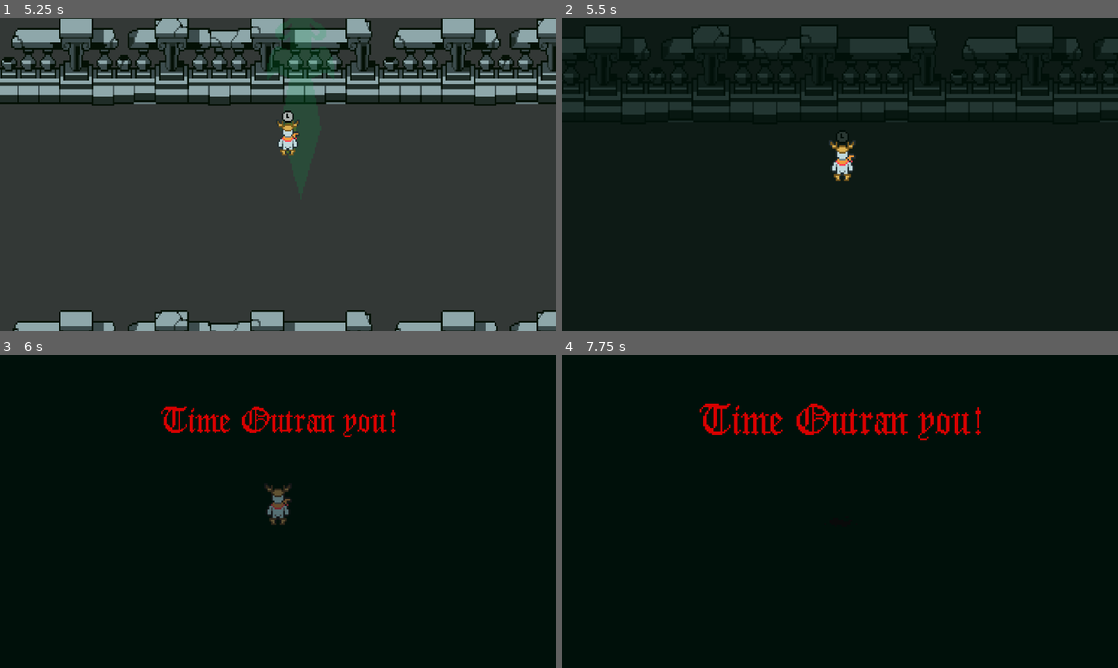
Above: before the commit, frames 1-4 (two rows, left to right).
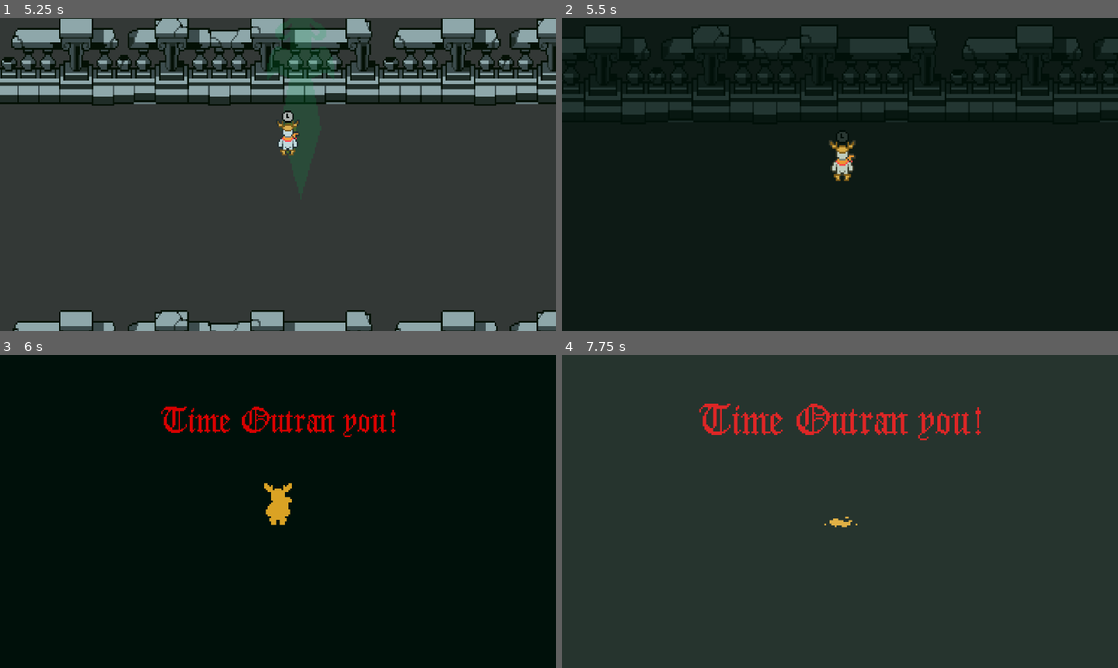
Above: after the commit, the same moments.

Repository: iurikali/COMPJAM
Game: Godot game, scene res://Cenas/main.tscn
The game is run twice, just before and just after one commit, with the same random seed, the same clock (stepped at 60 frames per second) and the same inputs.
Inputs (mouse positions are in pixels of both pictures, inside the frame that each line leads up to):
- Up to frame 1 (5.25 s): tap Enter (enviar, bound only after the commit) at 0.5, 0.8, 1.35, 2.3, 3.6, 5.1 s; move the mouse to (400, 158) at 0.52 s; hold D (RIGHT) 0.53-1.28 s; hold M (dead) 0.53-1.28 s; click (400, 158) at 0.67 s; move the mouse to (166, 190) at 1.27 s; hold S (DOWN) 1.28-2.03 s; tap M (dead) at 1.55, 2.85, 4.35 s; move the mouse to (333, 105) at 2.02 s; hold D (RIGHT) 2.03-2.78 s; hold Space (Special) 2.03-2.78 s; move the mouse to (250, 237) at 2.77 s; hold W (UP) 2.78-3.53 s; click (250, 237) at 2.92 s; move the mouse to (444, 221) at 3.52 s; hold A (LEFT) 3.53-5.03 s; move the mouse to (111, 127) at 4.27 s; move the mouse to (305, 174) at 5.02 s; hold S (DOWN) from 5.03 s (still down); click (305, 174) at 5.17 s
- Up to frame 2 (5.5 s): keep holding S (DOWN)
- Up to frame 3 (6 s): move the mouse to (194, 433) at 5.77 s; release S (DOWN) at 5.78 s; hold D (RIGHT) from 5.78 s (still down); tap Space (Special) at 5.85 s
- Up to frame 4 (7.75 s): tap M (dead) at 6.05, 7.55 s; move the mouse to (962, 495) at 6.52 s; release D (RIGHT) at 6.53 s; hold W (UP) 6.53-7.28 s; hold M (dead) 6.53-7.28 s; tap Enter (enviar, bound only after the commit) at 6.8, 7.35 s; tap Space (Special) at 7.25 s; move the mouse to (728, 527) at 7.27 s; hold D (RIGHT) from 7.28 s (still down); click (728, 527) at 7.42 s

Frame 1 is identical in both runs. In frame 2, 0.1% of the frame differs, in the area x 48-53%, y 42-50%; in frame 3, 0.4%; in frame 4, 100%, in the area x 0-100%, y 0-100%.

Commit message:
transicao

Diff:
--- a/Game/Cenas/Runner/player_runner.tscn
+++ b/Game/Cenas/Runner/player_runner.tscn
@@ -452,6 +452,7 @@
 
 [sub_resource type="Animation" id="Animation_cymd5"]
 resource_name = "dead"
+length = 5.0
 tracks/0/type = "value"
 tracks/0/imported = false
 tracks/0/enabled = true
@@ -471,7 +472,7 @@
 tracks/1/interp = 1
 tracks/1/loop_wrap = true
 tracks/1/keys = {
-"times": PackedFloat32Array(0.933333),
+"times": PackedFloat32Array(2.5),
 "transitions": PackedFloat32Array(1),
 "values": [{
 "args": [],
--- a/Game/Cenas/VFX/transicao.gd
+++ b/Game/Cenas/VFX/transicao.gd
@@ -1,8 +1,10 @@
 extends CanvasLayer
+
 
 @export var next_scene : String
 @onready var animation_player: AnimationPlayer = $AnimationPlayer
 var on_tran := false
+var reset := false
 
 # Called when the node enters the scene tree for the first time.
 func _ready() -> void:
@@ -24,5 +26,6 @@
 	animation_player.play("transition")
 
 func change_scene():
-		get_tree().change_scene_to_file(next_scene)
-		on_tran = false
+
+	get_tree().reload_current_scene()
+	on_tran = false
--- a/Game/Cenas/VFX/transicao.tscn
+++ b/Game/Cenas/VFX/transicao.tscn
@@ -1,6 +1,21 @@
 [gd_scene load_steps=5 format=3 uid="uid://dqyl5iuqktaqx"]
 
 [ext_resource type="Script" path="res://Cenas/VFX/transicao.gd" id="1_fvbvx"]
+
+[sub_resource type="Animation" id="Animation_506b1"]
+length = 0.001
+tracks/0/type = "value"
+tracks/0/imported = false
+tracks/0/enabled = true
+tracks/0/path = NodePath("ColorRect:color")
+tracks/0/interp = 1
+tracks/0/loop_wrap = true
+tracks/0/keys = {
+"times": PackedFloat32Array(0),
+"transitions": PackedFloat32Array(1),
+"update": 0,
+"values": [Color(1, 1, 1, 0)]
+}
 
 [sub_resource type="Animation" id="Animation_vn77d"]
 resource_name = "transicao"
@@ -32,21 +47,6 @@
 }]
 }
 
-[sub_resource type="Animation" id="Animation_506b1"]
-length = 0.001
-tracks/0/type = "value"
-tracks/0/imported = false
-tracks/0/enabled = true
-tracks/0/path = NodePath("ColorRect:color")
-tracks/0/interp = 1
-tracks/0/loop_wrap = true
-tracks/0/keys = {
-"times": PackedFloat32Array(0),
-"transitions": PackedFloat32Array(1),
-"update": 0,
-"values": [Color(1, 1, 1, 0)]
-}
-
 [sub_resource type="AnimationLibrary" id="AnimationLibrary_0smt8"]
 _data = {
 "RESET": SubResource("Animation_506b1"),
--- a/Game/Scripts/Global.gd
+++ b/Game/Scripts/Global.gd
@@ -9,3 +9,15 @@
 
 func _on_ready() -> void:
 	pass # Replace with function body.
+
+func call_transition(scene : String):
+	Transicao.fade_in(scene)
+
+func call_reset():
+	tempo = 60
+	estagio = 1
+	player_dead = false
+	Transicao.fade_in("res://Cenas/main.tscn")
+	tempo = 60
+	estagio = 1
+	player_dead = false
--- a/Game/Scripts/Runner/player_runner.gd
+++ b/Game/Scripts/Runner/player_runner.gd
@@ -158,11 +158,11 @@
 
 
 func reset():
-	state = "reset"
+	Global.call_reset()
 
 func anim_morte():
 	if sprite.animation != "dead":
 		sprite.play("dead")
 	else:
-		if sprite.frame >= 6:
-			sprite.frame = 6
+		if sprite.frame >= 14:
+			sprite.frame = 14
--- a/Game/project.godot
+++ b/Game/project.godot
@@ -66,6 +66,11 @@
 "events": [Object(InputEventKey,"resource_local_to_scene":false,"resource_name":"","device":-1,"window_id":0,"alt_press …(192 unchanged characters)…
 ]
 }
+enviar={
+"deadzone": 0.5,
+"events": [Object(InputEventKey,"resource_local_to_scene":false,"resource_name":"","device":-1,"window_id":0,"alt_pressed":false,"shift_pressed":false,"ctrl_pressed":false,"meta_pressed":false,"pressed":false,"keycode":0,"physical_keycode":4194309,"key_label":0,"unicode":0,"location":0,"echo":false,"script":null)
+]
+}
 
 [rendering]
 
Binary file changed: Game/Sprites/Hermes/hermes_death-Sheet.png
